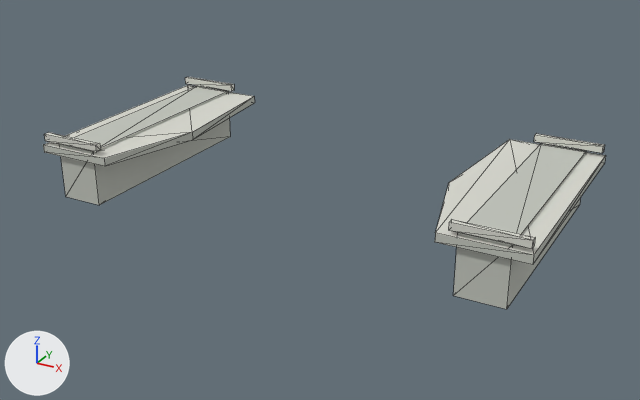
The OBJ model QuietCamp/Assets/QuietCamp/Authoring/Roadmap/Models/EnvironmentKit/ua_valley_bridge_remnants.obj: old version first, new version second.
Rendered twice from a 50 mm camera at (8.87, -16.13, 8.08) aimed at (0.13, -0.23, 0.13). Lighting does not change. The marker at lower left points along +X, +Y and +Z. The first picture is the older version. Mesh edges are drawn as thin lines. Where no turn or scale is listed for an object, it has been applied to the vertices. Vertices at exactly the same position are counted once.

Names of what the first picture shows: 'ua_valley_bridge_remnants'.
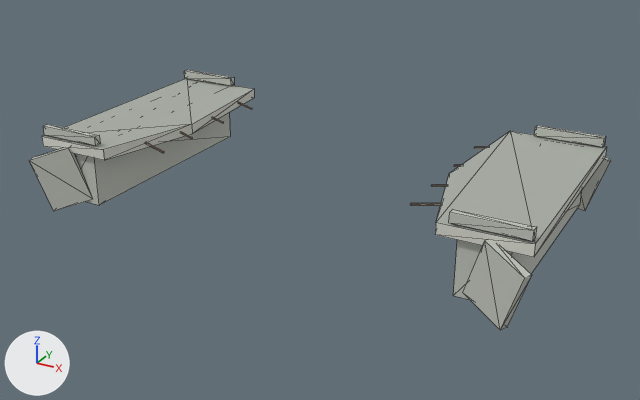
The change in detail:
Material 'rust' (mat_rust) is new.
Its base color is (0.557, 0.439, 0.345) (beige #c5b19f).
Its roughness is 0.968.
Material 'roof_valley' (mat_roof_valley) is new.
Its base color is (0.4, 0.424, 0.38) (grey #aaaea6).
Its roughness is 1.0.
me_ua_valley_bridge_remnants is used by ob_ua_valley_bridge_remnants; location (0.0, 0.0, 0.0).
me_ua_valley_bridge_remnants had 68 vertices, 98 faces and spanned x -5.6..5.6, y -2.7..2.7, z 0.0..1.47.
me_ua_valley_bridge_remnants now has 164 vertices, 242 faces and spans x -5.68..5.68, y -3.16..3.16, z -0.22..1.66.
me_ua_valley_bridge_remnants part 1: the loose piece of 10 vertices spanning x -5.6..-3.18, y -2.7..2.7, z 1.04..1.22 is scaled about its middle by (1, 1, 1.33), then moved by (0.0, 0.0, 0.17).
me_ua_valley_bridge_remnants part 2: a new loose piece, a box spanning x -5.55..-4.05, y 2.53..2.68, z 1.46..1.66, in mat_concrete_dark (light grey #c2c5bc).
me_ua_valley_bridge_remnants part 3: a new loose piece, a box spanning x -5.55..-4.05, y -2.67..-2.52, z 1.46..1.66, in mat_concrete_dark (light grey #c2c5bc).
me_ua_valley_bridge_remnants part 4: the loose piece of 10 vertices spanning x 3.18..5.6, y -2.7..2.7, z 1.04..1.22 is scaled about its middle by (1, 1, 1.33), then moved by (0.0, 0.0, 0.17).
me_ua_valley_bridge_remnants part 5: a new loose piece, a box spanning x 4.05..5.55, y 2.53..2.68, z 1.46..1.66, in mat_concrete_dark (light grey #c2c5bc).
me_ua_valley_bridge_remnants part 6: a new loose piece, a box spanning x 4.05..5.55, y -2.67..-2.52, z 1.46..1.66, in mat_concrete_dark (light grey #c2c5bc).
me_ua_valley_bridge_remnants part 7: the loose piece of 8 vertices spanning x -5.55..-4.05, y 2.54..2.66, z 1.31..1.47 is deleted.
me_ua_valley_bridge_remnants part 8: the loose piece of 8 vertices spanning x 4.05..5.55, y 2.54..2.66, z 1.31..1.47 is deleted.
me_ua_valley_bridge_remnants part 9: the loose piece of 8 vertices spanning x -5.55..-4.05, y -2.66..-2.54, z 1.31..1.47 is deleted.
me_ua_valley_bridge_remnants part 10: the loose piece of 8 vertices spanning x 4.05..5.55, y -2.66..-2.54, z 1.31..1.47 is deleted.
Part 11, on me_ua_valley_bridge_remnants:
8 vertices are removed from x -5.2..5.2, y -2.6..2.6, z 1.28.
20 faces are deleted.
48 vertices are added at x -5.68..5.6, y -3.16..3.16, z -0.22..1.32.
8 new vertices lie (0.0, 0.0, 1.38) away from vertices in x -5.2..5.2, y -2.6..2.6, z 0.0.
16 new vertices lie (0.58, 0.12, 0.08) away from vertices in x 2.93..2.95, y -1.79..1.8, z 1.2..1.24.
16 new vertices lie (0.58, -0.12, -0.08) away from vertices in x -3.53..-3.51, y -1.67..1.92, z 1.28..1.32.
8 new vertices lie (0.08, 0.17, 0.0) away from vertices in x -5.68..5.6, y -3.16..2.99, z -0.22..1.32.
8 new vertices lie (0.08, -0.17, 0.0) away from vertices in x -5.68..5.6, y -2.99..3.16, z -0.22..1.32.
68 new faces join them, mat_concrete_dark (light grey #c2c5bc).
96 new faces join them, mat_rust (beige #c5b19f).
me_ua_valley_bridge_remnants gains material mat_roof_valley (grey #aaaea6).
me_ua_valley_bridge_remnants gains material mat_rust (beige #c5b19f).

Where the change shows, as pixel boxes (x1, y1, x2, y2) in the pictures (640 x 400 px; the box of a moved part takes in the faces that stretch with it):
'ua_valley_bridge_remnants', reshaped (12% taller)
    before: (43, 77, 606, 309)
    after: (29, 70, 611, 330)
part 1 of me_ua_valley_bridge_remnants, moved or reshaped
    before: (43, 85, 255, 166)
    after: (42, 79, 254, 160)
part 2 of me_ua_valley_bridge_remnants, added
    after: (185, 70, 234, 86)
part 3 of me_ua_valley_bridge_remnants, added
    after: (43, 124, 100, 146)
part 4 of me_ua_valley_bridge_remnants, moved or reshaped
    before: (435, 139, 606, 264)
    after: (435, 131, 607, 257)
part 5 of me_ua_valley_bridge_remnants, added
    after: (534, 125, 606, 147)
part 6 of me_ua_valley_bridge_remnants, added
    after: (449, 209, 537, 241)
part 7 of me_ua_valley_bridge_remnants, deleted
    before: (185, 77, 234, 91)
part 8 of me_ua_valley_bridge_remnants, deleted
    before: (534, 134, 604, 153)
part 9 of me_ua_valley_bridge_remnants, deleted
    before: (44, 132, 101, 152)
part 10 of me_ua_valley_bridge_remnants, deleted
    before: (449, 219, 535, 249)
part 11 of me_ua_valley_bridge_remnants, built on
    before: (59, 86, 586, 309)
    after: (29, 102, 611, 330)
